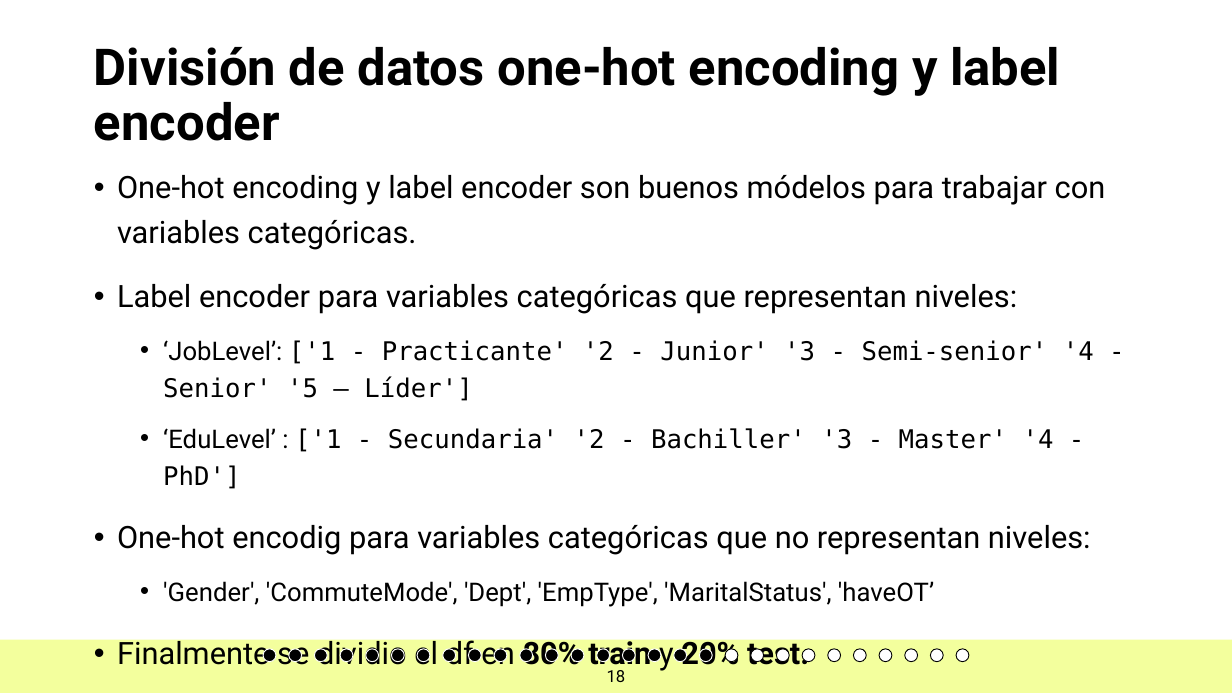
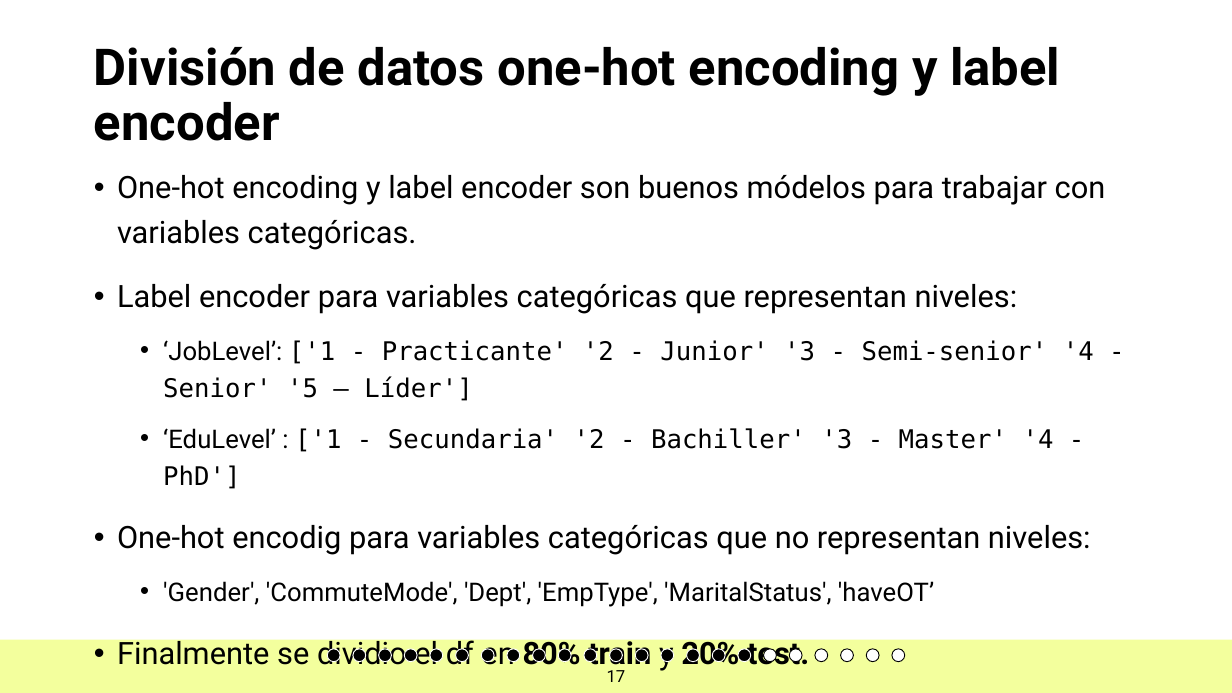
Before and after one commit to JoseChirif/Estudios-y-empleabilidad-Encuesta-kaggle, a slide deck: slide 17 of Estudios y empleabilidad.pptx (slide 18 before the commit). Drawn at 1232x693 pixels with LibreOffice and Linux fonts; fonts in the diff are those of the drawing; background and template pictures are left out. Boxes give left, top, right and bottom in pixels: in the first picture for what was removed or moved away, otherwise in the second. Text is boxed around its words. In the diff, an @@ line names an element or a change of style, - is before the commit and + after.

```diff
--- a/Estudios y empleabilidad.pptx
+++ b/Estudios y empleabilidad.pptx
@@ ellipse removed at [263,649,276,662] @@
@@ ellipse removed at [288,649,301,662] @@
@@ ellipse: place and size @@
-ellipse at [314,649,327,662]
+ellipse at [353,649,366,662]
@@ ellipse: place and size @@
-ellipse at [392,649,405,662]
+ellipse at [456,649,469,662]
@@ ellipse: place and size @@
-ellipse at [494,649,507,662]
+ellipse at [532,649,545,662]
@@ 6 ellipses: place and size @@
-6 ellipses at [340,649,918,662]
+6 ellipses at [327,649,905,662]
@@ ellipse: place and size @@
-ellipse at [571,649,584,662]
+ellipse at [687,649,700,662]
@@ ellipse: place and size @@
-ellipse at [726,649,738,662]
+ellipse at [738,649,751,662]
@@ ellipse at [738,649,751,662]: fill #FFFFFF to #000000; outline #000000 0.71 pt to #FFFFFF 0.71 pt @@
@@ 8 ellipses: place and size @@
-8 ellipses at [366,649,841,662]
+8 ellipses at [379,649,854,662]
@@ ellipse removed at [854,649,867,662] @@
@@ 4 ellipses: place and size @@
-4 ellipses at [417,649,892,662]
+4 ellipses at [405,649,880,662]
@@ ellipse removed at [931,649,944,662] @@
@@ ellipse removed at [957,649,970,662] @@
@@ page number at [607,670,626,682]: text changed @@
-18
+17
```
Also in this commit, not shown: 15 other slides changed, 6 slides added, 11 slides removed, 1 other file.
